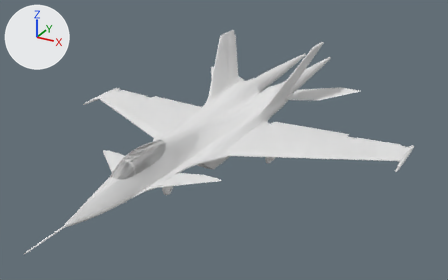
Before and after pictures for a commit that changed the FBX model SF-1/Models/SF-1.fbx.
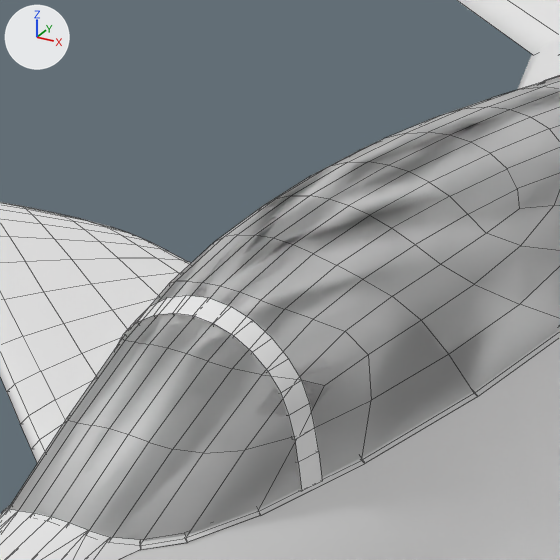
Each version is shown whole from a 50 mm camera at (13.31, -21.79, 12.72) aimed at (0.4, 1.68, 0.99), then close up on the part from 24% to 35% of the width and 48% to 65% of the height. Arrows for +X, +Y and +Z are at upper left; the lights stay in place. The close-ups show mesh edges as thin lines. Where no turn or scale is listed for an object, it has been applied to the vertices. Vertices at the same position are counted once.

Objects in the first close-up: 'Canopy', 'FrontFins', 'PlaneBody', 'SlatsR'.
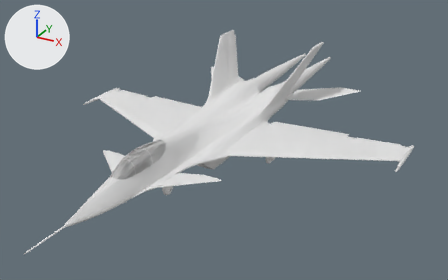
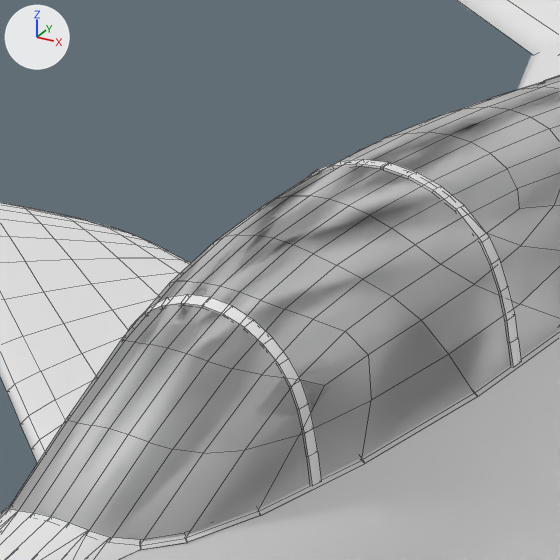
Boxes [x1, y1, x2, y2] around the edits, measured in the close-ups (560 x 560 px; the box of a moved part takes in the faces that stretch with it):
```json
{"part": 1, "of": "me_plane_056", "change": "added", "after": [307, 159, 521, 367]}
{"part": 2, "of": "me_plane_056", "change": "moved or reshaped", "before": [119, 295, 322, 491], "after": [128, 294, 321, 486]}
```

The change, as JSON lines over the scene's bpy script:
```json
{"block": "me_plane_056", "where": "# used by ob_canopy; location = (0.0, -2.668, 1.947)"}
{"op": "remove", "block": "me_plane_056", "code": "me_plane_056.from_pydata(...)  # 462 vertices, 476 faces; spans x -0.51..0.51, y -3.61..-0.16, z 0.22..0.87"}
{"op": "add", "block": "me_plane_056", "code": "me_plane_056.from_pydata(...)  # 546 vertices, 556 faces; spans x -0.51..0.51, y -3.61..-0.16, z 0.22..0.87"}
{"block": "me_plane_056", "change": "me_plane_056 part 1: a new loose piece of 84 vertices spanning x -0.49..0.49, y -1.53..-1.49, z 0.26..0.87, in mat_material_001 (white #e7e7e7)"}
{"block": "me_plane_056", "change": "me_plane_056 part 2: 39 vertices moved from x -0.39..0.39, y -2.56..-2.47, z 0.23..0.79 to x -0.39..0.39, y -2.51..-2.47, z 0.23..0.79"}
```
